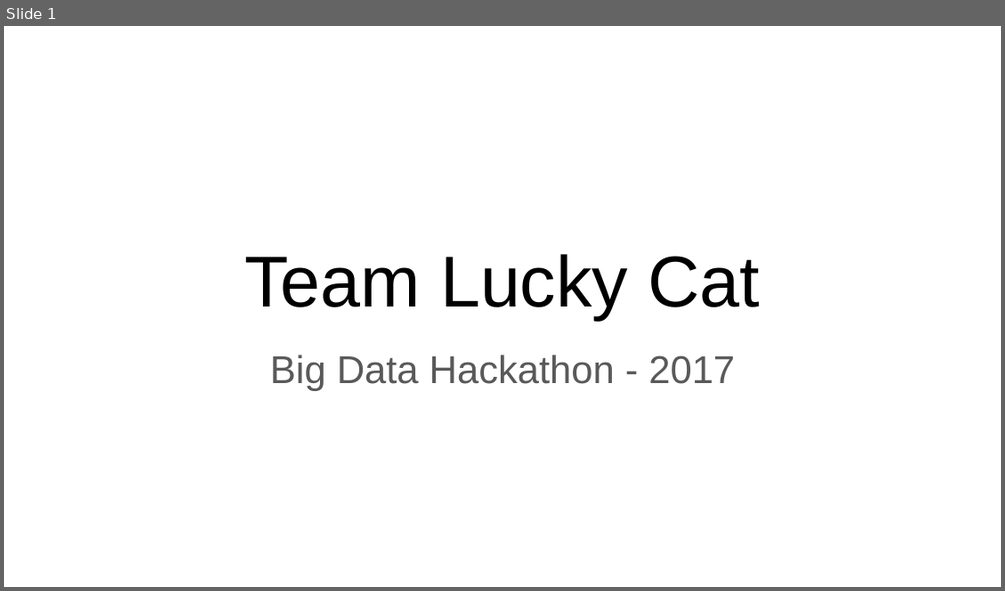
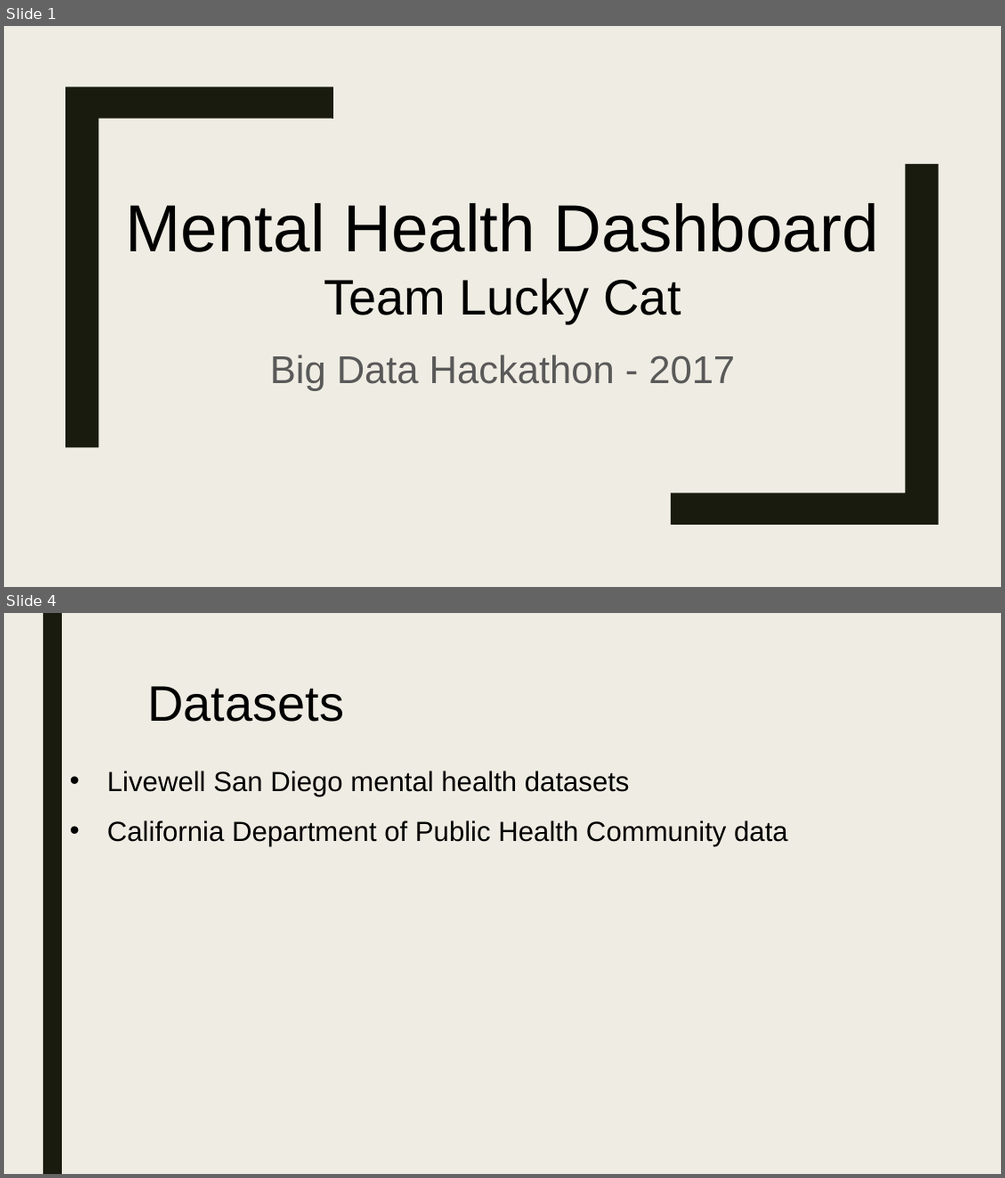
Before and after one commit to kristy0414/big-data-hackathon-in-San-Diego, a slide deck: Team Lucky Cat Project Proposal.pptx. Shown one above the other, each under a label of ours: slide 1 before the commit, slides 1 and 4 after it; the slides between them are not shown. The pictures are 1005x591 and 1005x1178 pixels, drawn with LibreOffice and Linux fonts; fonts in the diff are those of the drawing. Boxes give left, top, right and bottom in pixels: in the first picture for what was removed or moved away, otherwise in the second. Text is boxed around its words. In the diff, an @@ line names an element or a change of style, - is before the commit and + after.

Commit message:
Team Proposal
Proposal for Hackathon Day 1

```diff
--- a/Team Lucky Cat Project Proposal.pptx
+++ b/Team Lucky Cat Project Proposal.pptx
@@ slide 4 added at box(4, 613, 1001, 1174), background #EFEDE3 @@
@@ rectangle added at box(43, 613, 62, 1173), fill #191B0E @@
@@ text added at box(147, 686, 344, 722), 36 pt, text #000000 @@
+Datasets
@@ text added at box(107, 771, 788, 846), 20 pt, text #000000 @@
+• Livewell San Diego mental health datasets
+• California Department of Public Health Community data
@@ slide 1 changed as well @@
@@ background #FFFFFF to #EFEDE3 @@
@@ freeform shape added at box(65, 87, 334, 448), fill #191B0E @@
@@ freeform shape added at box(671, 164, 939, 524), fill #191B0E @@
@@ text at box(126, 203, 879, 252): paragraph added @@
+Mental Health Dashboard
@@ text at box(324, 278, 680, 323): size 52 to 36 pt in "Team Lucky Cat" @@
```
Also in this commit, not shown: 2 other slides changed, 1 other slide added, 3 slides removed.
